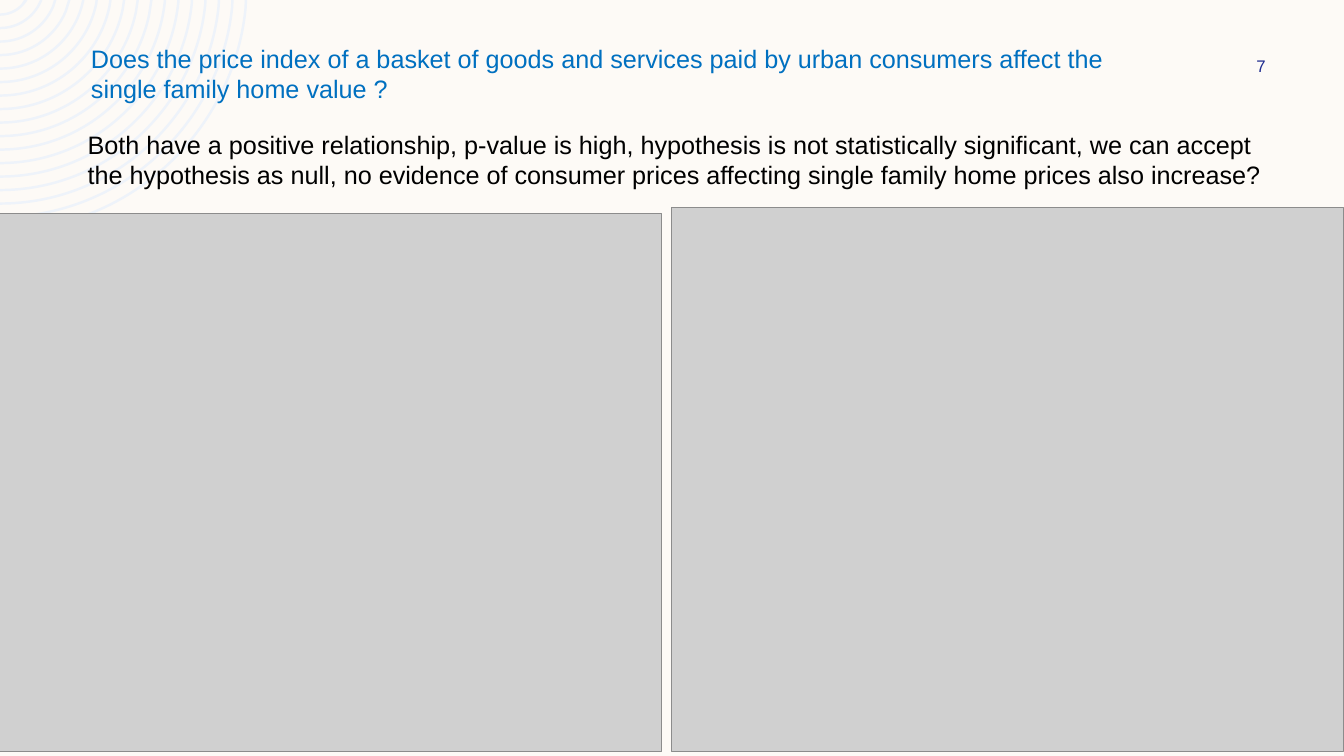
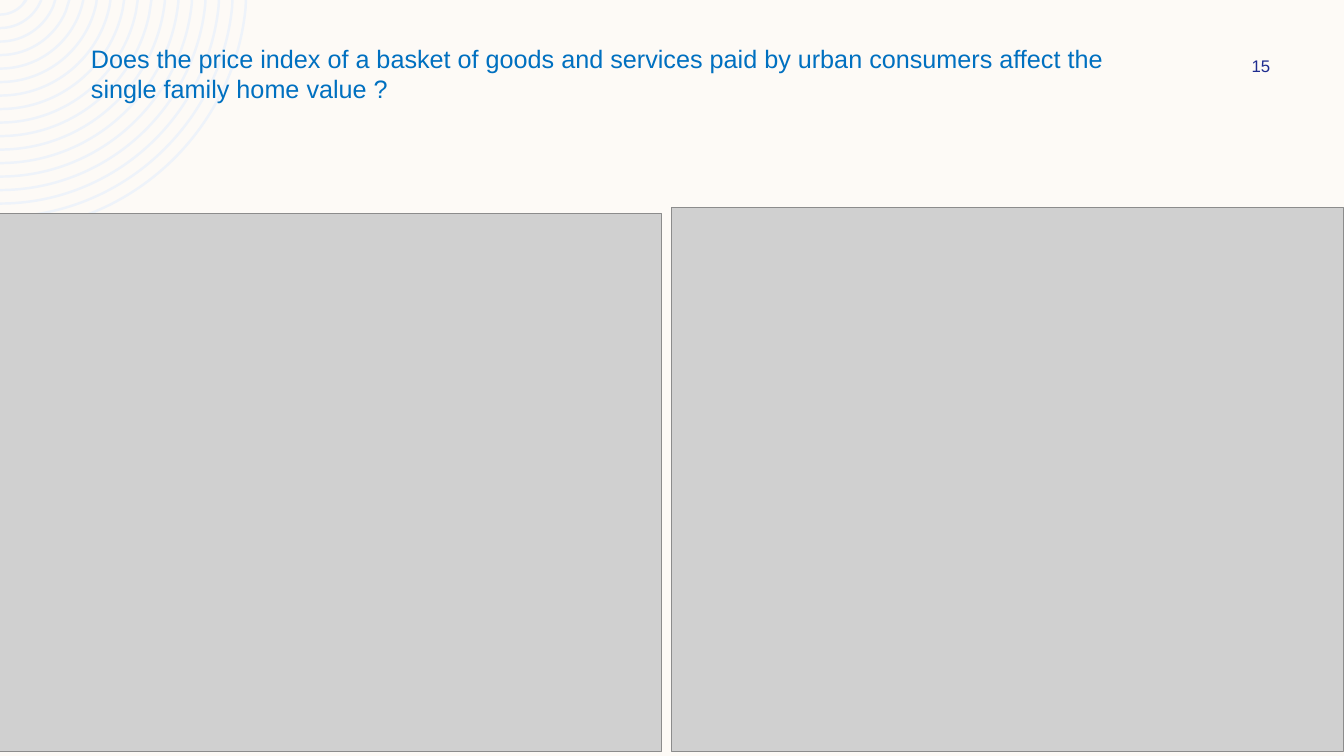
Before and after one commit to gusibis/main, a slide deck: slide 15 of Project_1_Deck.pptx (slide 7 before the commit). Drawn at 1344x756 pixels with LibreOffice and Linux fonts; fonts in the diff are those of the drawing; grey boxes stand for pictures. Boxes give left, top, right and bottom in pixels: in the first picture for what was removed or moved away, otherwise in the second. Text is boxed around its words. In the diff, an @@ line names an element or a change of style, - is before the commit and + after.

```diff
--- a/Project_1_Deck.pptx
+++ b/Project_1_Deck.pptx
@@ page number at box(1252, 60, 1271, 72): text changed @@
-7
+15
@@ text removed at box(88, 135, 1260, 190) @@
-Both have a positive relationship, p-value is high, hypothesis is not statistically significant, we can accept the hypothesis as null, no evidence of consumer prices affecting single family home prices also increase?
```
Also in this commit, not shown: 5 other slides changed, 11 slides added, 3 slides removed, 33 other files.
